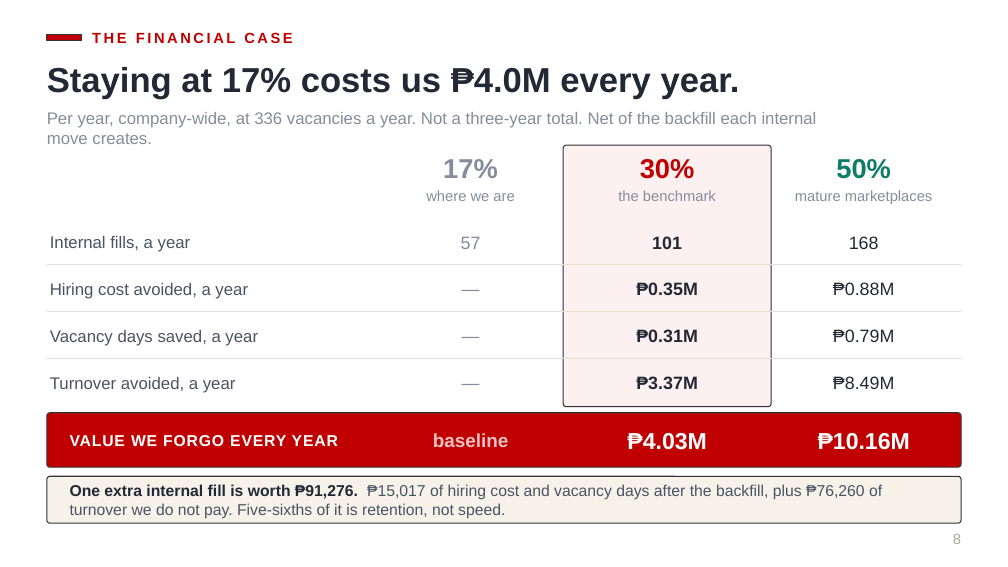
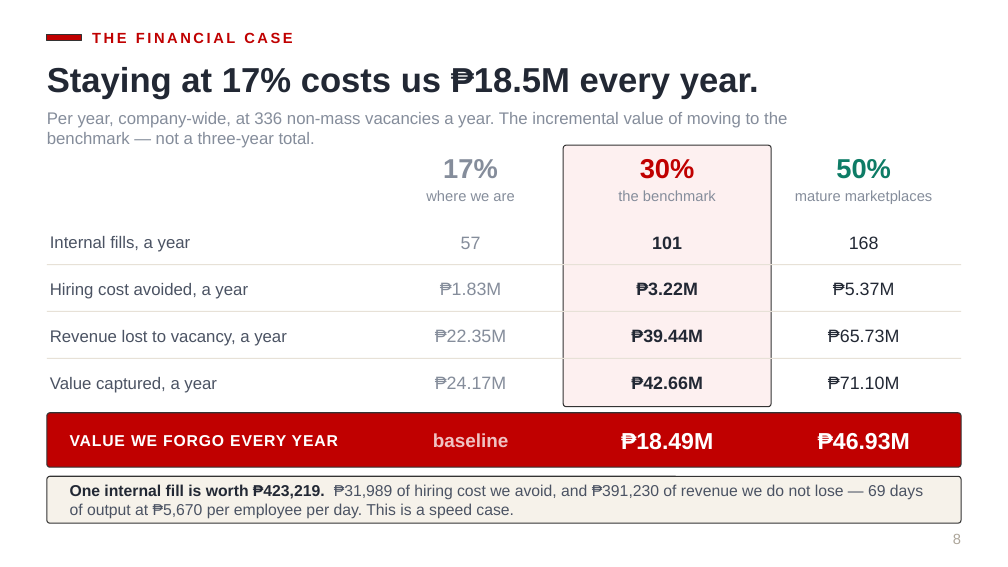
Before and after one commit to Ruffa06/Talent-Marketplace, a slide deck: slide 8 of docs/Growth_Executive_ALP.pptx. Drawn at 1008x567 pixels with LibreOffice and Linux fonts; fonts in the diff are those of the drawing. Boxes give left, top, right and bottom in pixels: in the first picture for what was removed or moved away, otherwise in the second. Text is boxed around its words. In the diff, an @@ line names an element or a change of style, - is before the commit and + after.

```diff
--- a/docs/Growth_Executive_ALP.pptx
+++ b/docs/Growth_Executive_ALP.pptx
@@ text at bbox=[47, 67, 759, 99]: text changed @@
-Staying at 17% costs us ₱4.0M every year.
+Staying at 17% costs us ₱18.5M every year.
@@ text at bbox=[47, 112, 787, 148]: text changed @@
-Per year, company-wide, at 336 vacancies a year. Not a three-year total. Net of the backfill each internal move creates.
+Per year, company-wide, at 336 non-mass vacancies a year. The incremental value of moving to the benchmark — not a three-year total.
@@ text at bbox=[440, 282, 502, 295]: text changed @@
-—
+₱1.83M
@@ text at bbox=[636, 282, 698, 295]: text changed @@
-₱0.35M
+₱3.22M
@@ text at bbox=[833, 282, 895, 295]: text changed @@
-₱0.88M
+₱5.37M
@@ text at bbox=[435, 329, 507, 342]: text changed @@
-—
+₱22.35M
@@ text at bbox=[631, 329, 703, 342]: text changed @@
-₱0.31M
+₱39.44M
@@ text at bbox=[828, 329, 900, 342]: text changed @@
-₱0.79M
+₱65.73M
@@ text at bbox=[50, 330, 287, 346]: text changed @@
-Vacancy days saved, a year
+Revenue lost to vacancy, a year
@@ text at bbox=[50, 377, 217, 393]: text changed @@
-Turnover avoided, a year
+Value captured, a year
@@ text at bbox=[435, 376, 507, 389]: text changed @@
-—
+₱24.17M
@@ text at bbox=[631, 376, 703, 389]: text changed @@
-₱3.37M
+₱42.66M
@@ text at bbox=[828, 376, 900, 389]: text changed @@
-₱8.49M
+₱71.10M
@@ text at bbox=[621, 433, 713, 450]: text changed @@
-₱4.03M
+₱18.49M
@@ text at bbox=[818, 433, 910, 450]: text changed @@
-₱10.16M
+₱46.93M
@@ text at bbox=[70, 484, 923, 519]: text changed @@
-One extra internal fill is worth ₱91,276. ₱15,017 of hiring cost and vacancy days after the backfill, plus ₱76,260 of turnover we do not pay. Five-sixths of it is retention, not speed.
+One internal fill is worth ₱423,219. ₱31,989 of hiring cost we avoid, and ₱391,230 of revenue we do not lose — 69 days of output at ₱5,670 per employee per day. This is a speed case.
```
Also in this commit, not shown: 6 other slides changed, 2 slides added, 2 slides removed, 5 other files.
